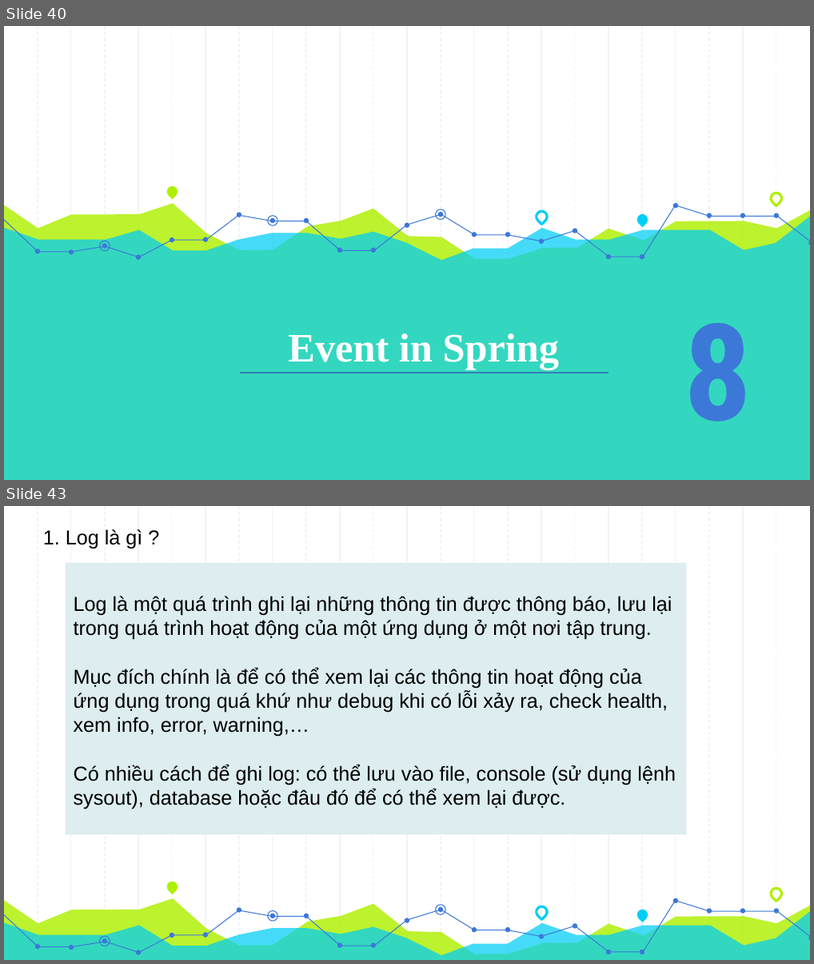
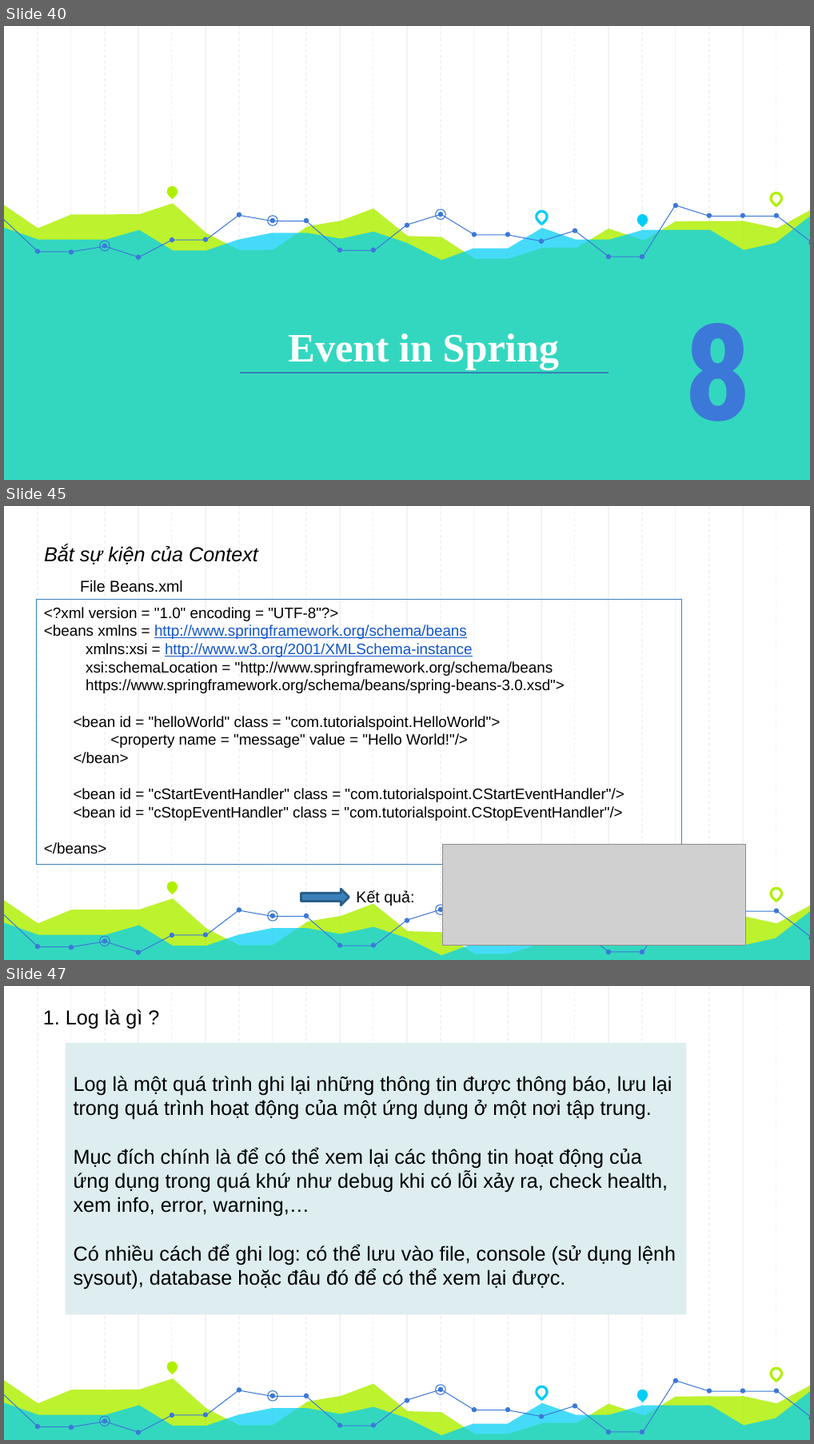
Before and after one commit to thanh13hc/my-first-project, a slide deck: Spring Core.pptx. Shown one above the other, each under a label of ours: slides 40 and 43 before the commit, slides 40, 45 and 47 after it; the slides between them are not shown. The pictures are 814x964 and 814x1444 pixels, drawn with LibreOffice and Linux fonts; fonts in the diff are those of the drawing; grey boxes stand for pictures. Boxes give left, top, right and bottom in pixels: in the first picture for what was removed or moved away, otherwise in the second. Text is boxed around its words. In the diff, an @@ line names an element or a change of style, - is before the commit and + after.

```diff
--- a/Spring Core.pptx
+++ b/Spring Core.pptx
@@ slide 45 added at box(4, 506, 810, 960), background #FFFFFF; not listed: 51 template elements that a slide beside it also shows @@
@@ text added at box(44, 544, 258, 564), 18 pt, text #000000, italic @@
+Bắt sự kiện của Context
@@ rectangle added at box(36, 599, 682, 864), outline #3A81BA 0.75 pt, 13.5 pt, text #000000 @@
+<?xml version = "1.0" encoding = "UTF-8"?>
+<beans xmlns = http://www.springframework.org/schema/beans
+xmlns:xsi = http://www.w3.org/2001/XMLSchema-instance
+xsi:schemaLocation = "http://www.springframework.org/schema/beans
+https://www.springframework.org/schema/beans/spring-beans-3.0.xsd">
+<bean id = "helloWorld" class = "com.tutorialspoint.HelloWorld">
+<property name = "message" value = "Hello World!"/>
+</bean>
+<bean id = "cStartEventHandler" class = "com.tutorialspoint.CStartEventHandler"/>
+<bean id = "cStopEventHandler" class = "com.tutorialspoint.CStopEventHandler"/>
+</beans>
@@ text added at box(80, 580, 183, 592), 14 pt, text #000000 @@
+File Beans.xml
@@ picture added at box(442, 844, 746, 944) @@
@@ right arrow added at box(302, 888, 349, 904), fill #3A81BA, outline #2B5F8A 2 pt @@
@@ text added at box(356, 890, 414, 906), 14 pt, text #000000 @@
+Kết quả:
@@ what was slide 43 is now slide 47 @@
```
Also in this commit, not shown: 2 slides changed, 18 other slides added, 1 slide removed, 30 other files.
